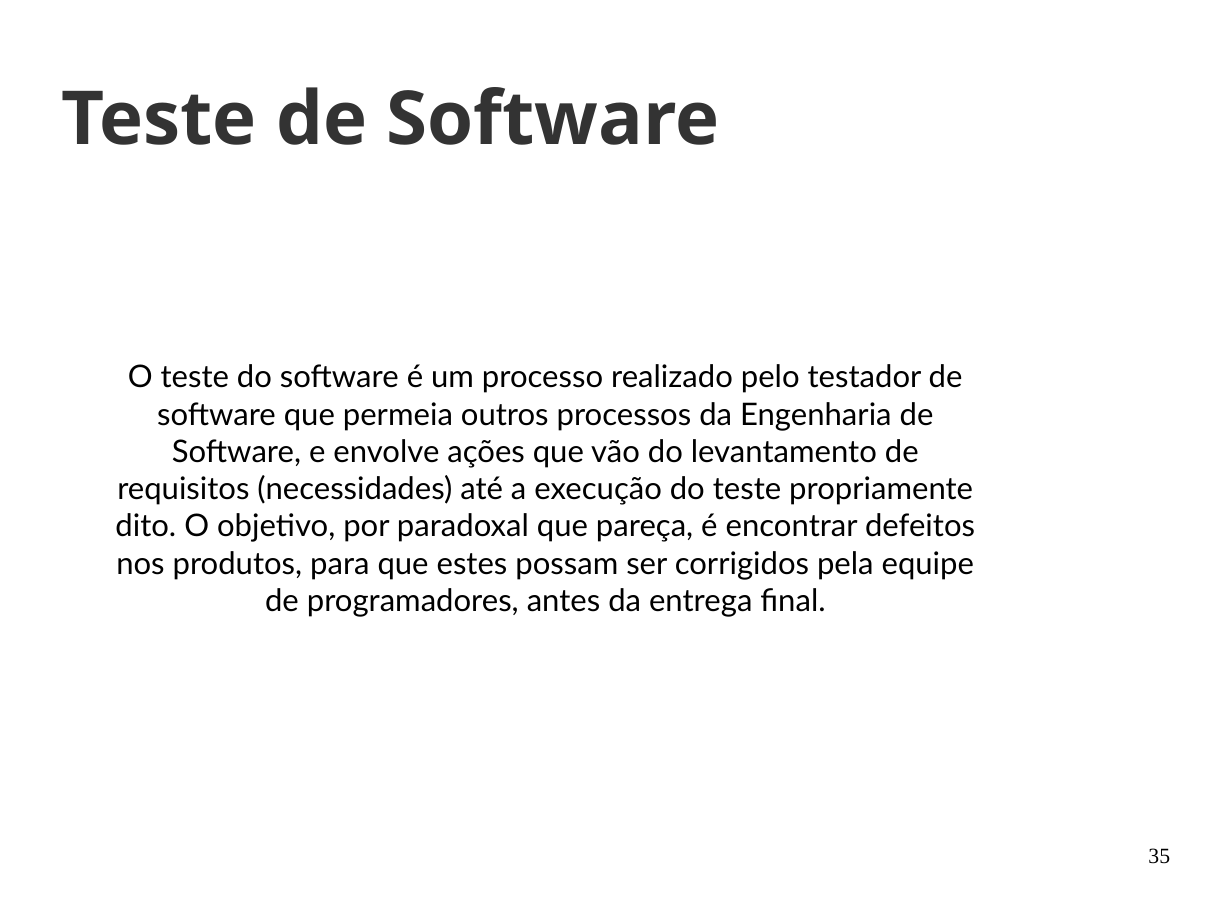
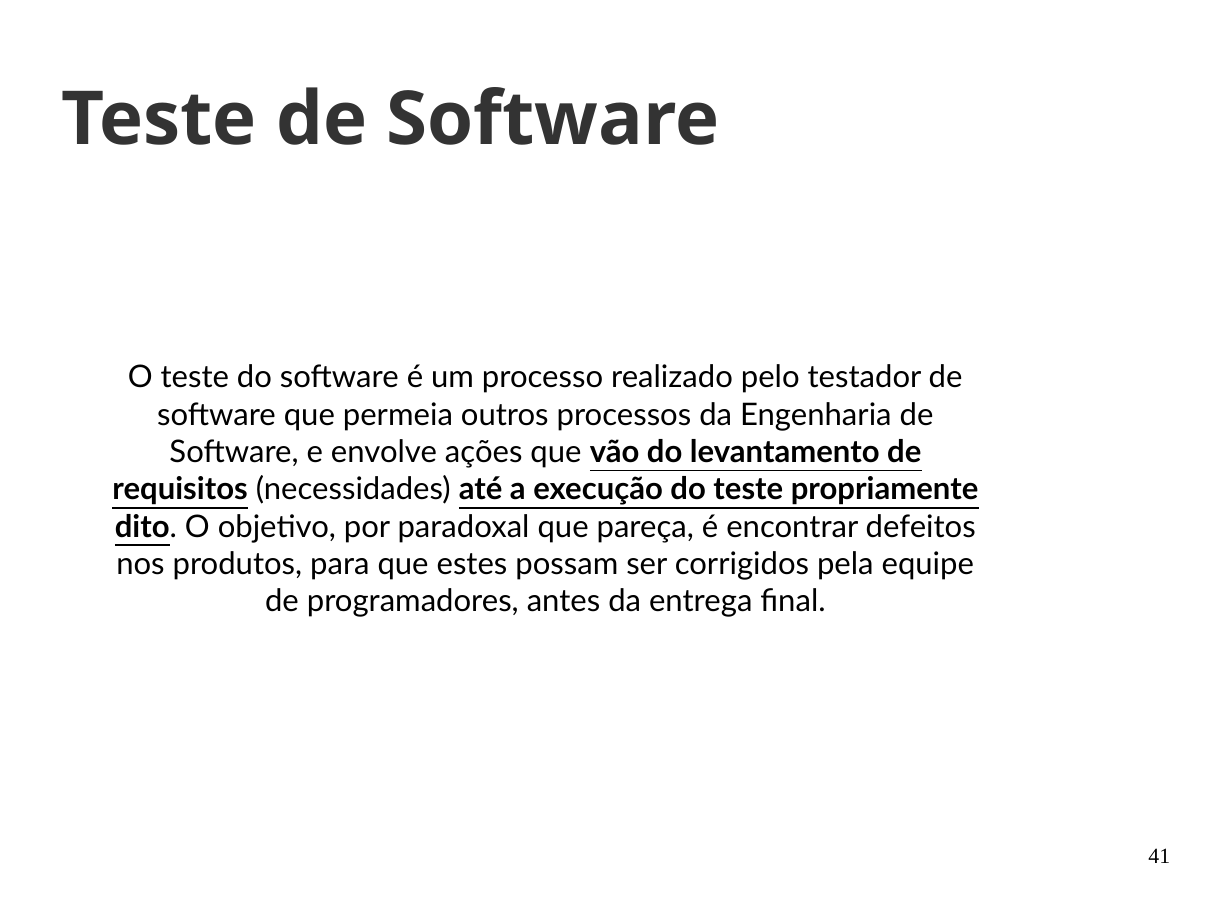
Before and after one commit to joaohelio/eng_de_software, a slide deck: slide 41 of Aulas/20170429/aula_2.odp (slide 35 before the commit). Drawn at 1232x924 pixels with LibreOffice and Linux fonts; fonts in the diff are those of the drawing; background and template pictures are left out. Boxes give left, top, right and bottom in pixels: in the first picture for what was removed or moved away, otherwise in the second. Text is boxed around its words. In the diff, an @@ line names an element or a change of style, - is before the commit and + after.

Commit message:
added git

```diff
--- a/Aulas/20170429/aula_2.odp
+++ b/Aulas/20170429/aula_2.odp
@@ subtitle "O teste do software é ..." at (x1=112, y1=364, x2=979, y2=617): bold on, underline on in "vão do levantamento de requisitos até a ..." @@
@@ page number at (x1=1148, y1=848, x2=1170, y2=863): text changed @@
-35
+41
```
Also in this commit, not shown: 8 slides added, 2 slides removed.
